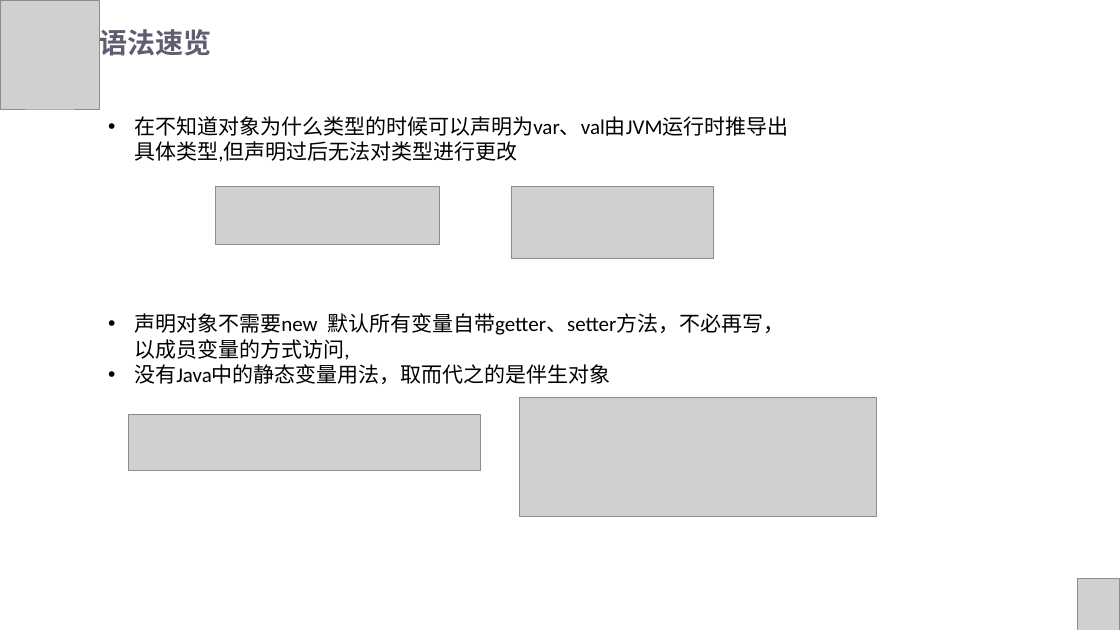
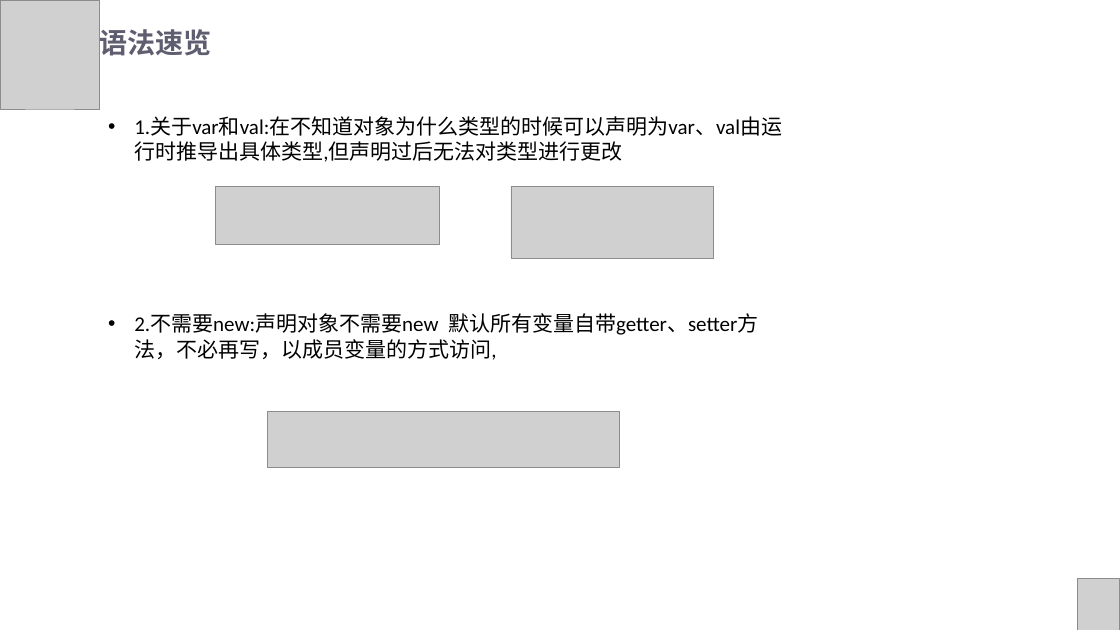
Before and after one commit to skyshenfu/KotlinDemo, a slide deck: slide 10 of doc/Kotlin入门.pptx (slide 8 before the commit). Drawn at 1120x630 pixels with LibreOffice and Linux fonts; fonts in the diff are those of the drawing; grey boxes stand for pictures. Boxes give left, top, right and bottom in pixels: in the first picture for what was removed or moved away, otherwise in the second. Text is boxed around its words. In the diff, an @@ line names an element or a change of style, - is before the commit and + after.

```diff
--- a/doc/Kotlin入门.pptx
+++ b/doc/Kotlin入门.pptx
@@ text at bbox=[134, 116, 782, 162]: text changed @@
-• 在不知道对象为什么类型的时候可以声明为var、val由JVM运行时推导出具体类型,但声明过后无法对类型进行更改
+• 1.关于var和val:在不知道对象为什么类型的时候可以声明为var、val由运行时推导出具体类型,但声明过后无法对类型进行更改
@@ text at bbox=[134, 313, 758, 360]: text changed @@
-• 声明对象不需要new 默认所有变量自带getter、setter方法，不必再写，以成员变量的方式访问,
-• 没有Java中的静态变量用法，取而代之的是伴生对象
+• 2.不需要new:声明对象不需要new 默认所有变量自带getter、setter方法，不必再写，以成员变量的方式访问,
@@ picture: place and size @@
-picture at bbox=[129, 415, 481, 471]
+picture at bbox=[267, 412, 619, 468]
@@ picture removed at bbox=[519, 397, 876, 517] @@
```
Also in this commit, not shown: 6 other slides changed, 4 slides added.
